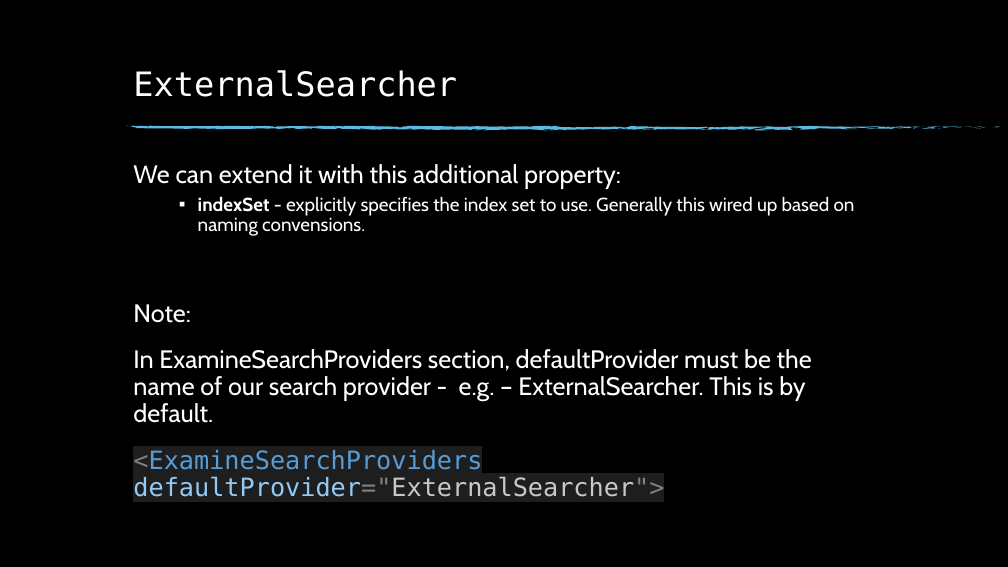
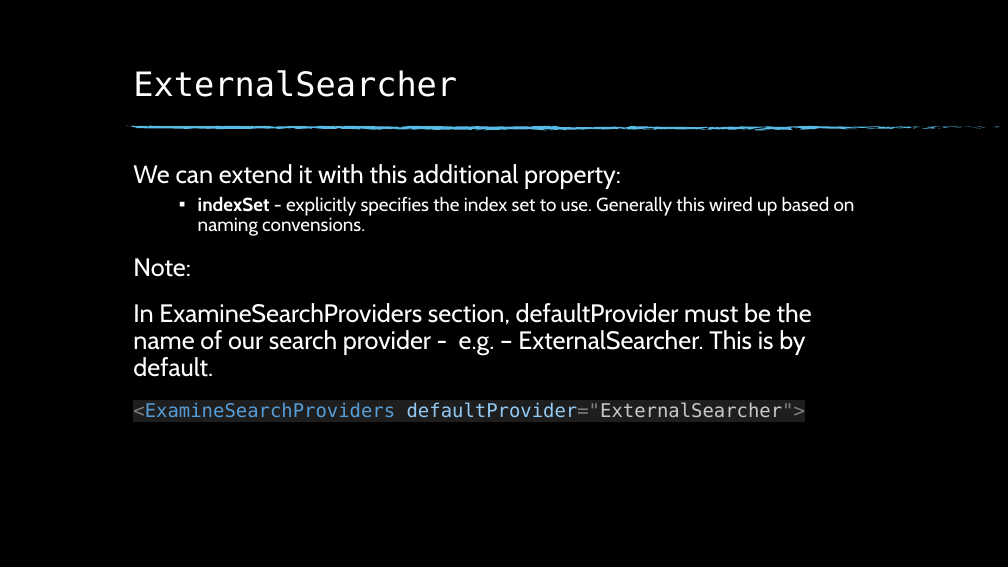
Before and after one commit to Svetlin-Slavchev/WorkingWithUmbraco, a slide deck: slide 11 of Umbraco Examine Search.pptx. Drawn at 1008x567 pixels with LibreOffice and Linux fonts; fonts in the diff are those of the drawing; background and template pictures are left out. Boxes give left, top, right and bottom in pixels: in the first picture for what was removed or moved away, otherwise in the second. Text is boxed around its words. In the diff, an @@ line names an element or a change of style, - is before the commit and + after.

```diff
--- a/Umbraco Examine Search.pptx
+++ b/Umbraco Examine Search.pptx
@@ text at [133, 402, 805, 418]: size 24 to 18 pt in "<ExamineSearchProviders defaultProvider="ExternalSearcher">" @@
```
Also in this commit, not shown: 7 other slides changed, 4 slides added, 1 slide removed, 1 other file.
